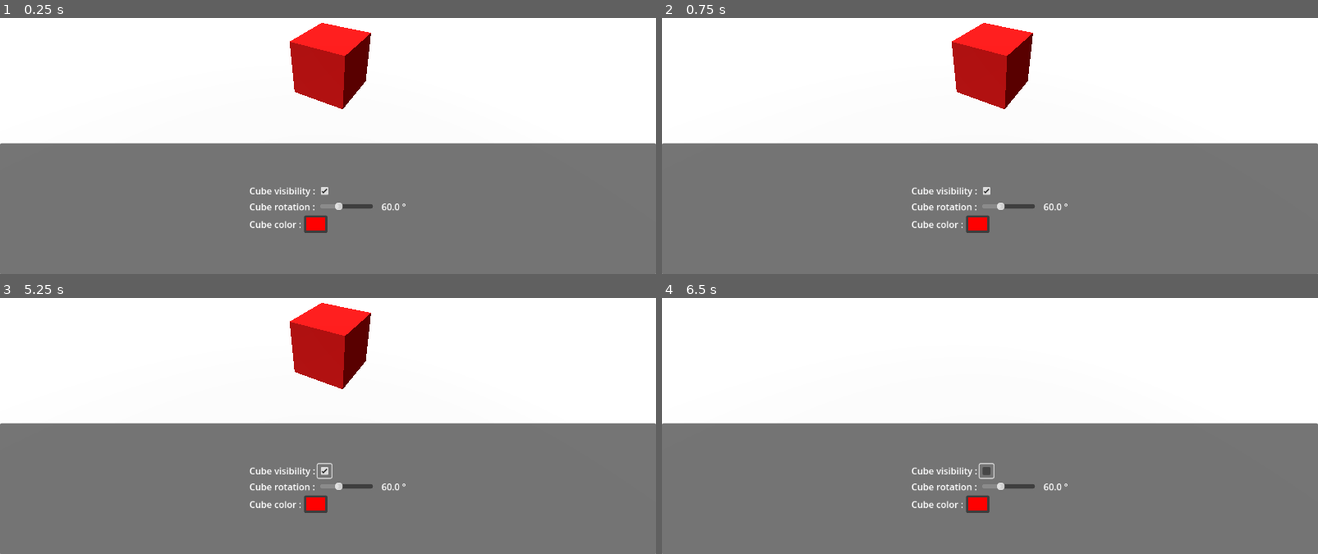
Above: before the commit, frames 1-4 (two rows, left to right).
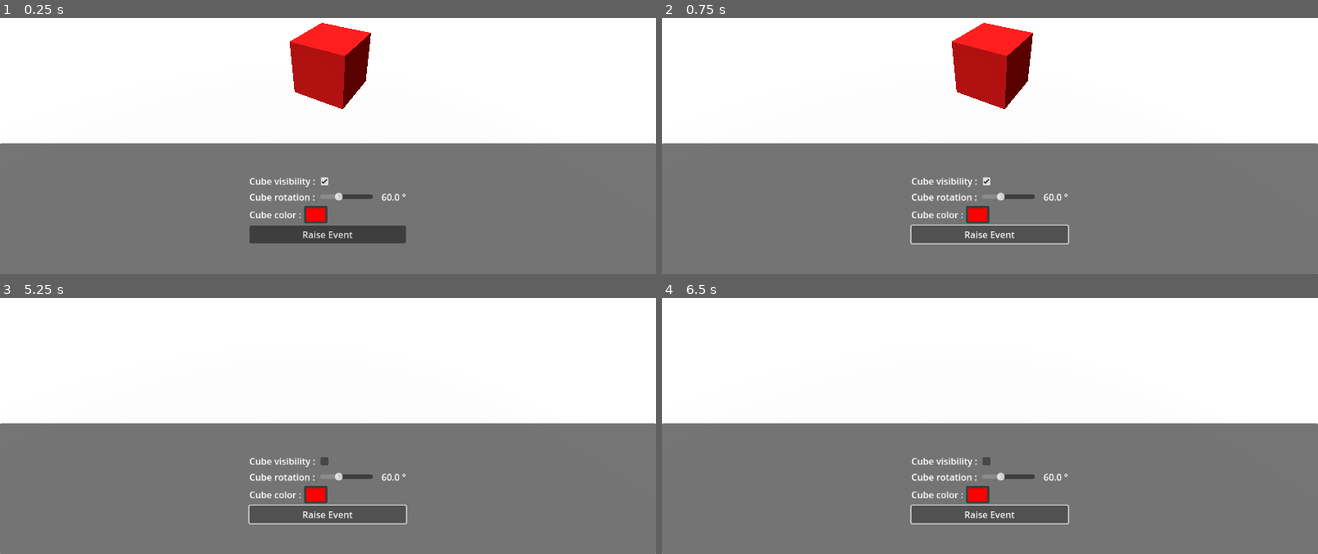
Above: after the commit, the same moments.

Repository: joranmarcy/Godot-MEDS-Sample
Game: Godot game, scene res://samples/main.tscn
The game is run twice, just before and just after one commit, with the same random seed, the same clock (stepped at 60 frames per second) and the same inputs.
Inputs (mouse positions are in pixels of both pictures, inside the frame that each line leads up to; where the layout moved, square brackets give the same spot in the first picture):
- Up to frame 1 (0.25 s): no input
- Up to frame 2 (0.75 s): click (990, 235) at 0.5 s, where only the run after the commit has a clickable "Raise Event"
- Up to frame 3 (5.25 s): click (321, 461) [321, 472] at 1.25 s; click (321, 461) [321, 472] at 2 s; click (328, 515) at 2.75 s, where only the run after the commit has a clickable "Raise Event"; click (321, 461) [321, 472] at 3.5 s; click (328, 515) at 4.25 s, where only the run after the commit has a clickable "Raise Event"; tap Enter at 5 s
- Up to frame 4 (6.5 s): tap Space at 5.75 s

The runs differ from the first frame. In frame 1, 2.9% of the frame differs, in the area x 38-62%, y 62-89%; in frame 2, 2.9%; in frame 3, 6.1%, in the area x 37-63%, y 1-89%; in frame 4, 3.0%.

Commit message:
feat: raise event script

Diff:
--- a/samples/prefabs/menu.tscn
+++ b/samples/prefabs/menu.tscn
@@ -7,6 +7,12 @@
 [ext_resource type="Script" uid="uid://bsmw2a24e0op5" path="res://scripts/ui/float-driven-label.gd" id="5_qp0mf"]
 [ext_resource type="Script" uid="uid://iwi7jkmkggbd" path="res://scripts/ui/color-driven-color-picker.gd" id="6_twerf"]
 [ext_resource type="Resource" uid="uid://b4iae3nedcib3" path="res://samples/resources/cube-color.tres" id="7_43bnt"]
+[ext_resource type="Script" uid="uid://dgki0vmwag0uo" path="res://samples/scripts/raise-event.gd" id="8_f77vf"]
+[ext_resource type="Script" uid="uid://xn8itmrc4852" path="res://scripts/events/event.gd" id="9_8o0cq"]
+
+[sub_resource type="Resource" id="Resource_6nml3"]
+script = ExtResource("9_8o0cq")
+metadata/_custom_type_script = "uid://xn8itmrc4852"
 
 [node name="Menu" type="CanvasLayer"]
 follow_viewport_enabled = true
@@ -79,3 +85,15 @@
 text = "Test"
 script = ExtResource("6_twerf")
 color_variable = ExtResource("7_43bnt")
+
+[node name="Button" type="Button" parent="PanelContainer/CenterContainer/VBoxContainer"]
+custom_minimum_size = Vector2(0, 30)
+layout_mode = 2
+text = "Raise Event
+"
+
+[node name="RaiseEvent" type="Node" parent="PanelContainer/CenterContainer/VBoxContainer/Button"]
+script = ExtResource("8_f77vf")
+event = SubResource("Resource_6nml3")
+
+[connection signal="pressed" from="PanelContainer/CenterContainer/VBoxContainer/Button" to="PanelContainer/CenterContainer/VBoxContainer/Button/RaiseEvent" method="raise_event"]
--- /dev/null
+++ b/samples/scripts/raise-event.gd
@@ -0,0 +1,6 @@
+extends Node
+
+@export var event: Event
+
+func raise_event() -> void:
+	event.raise_event()
Not shown: 1 places in samples/prefabs/menu.tscn that only renumber resources
Not shown, added: samples/scripts/raise-event.gd.uid
